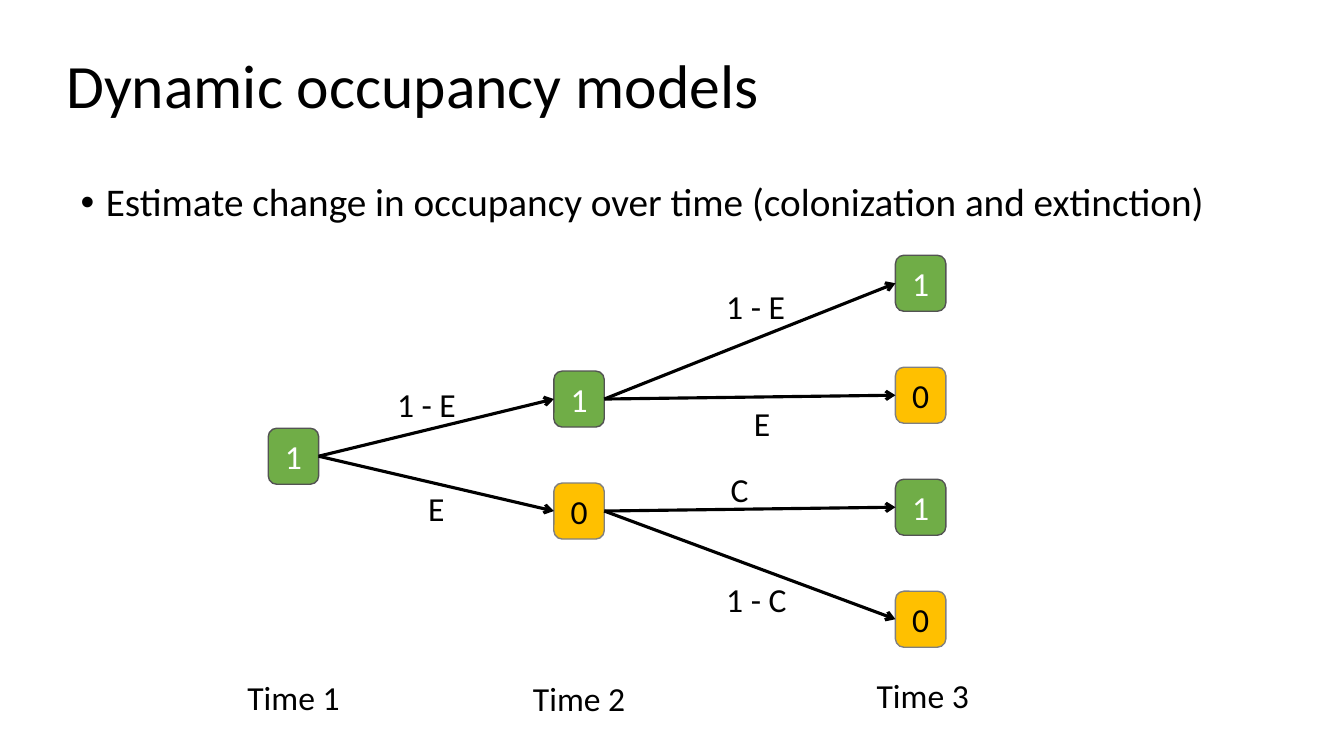
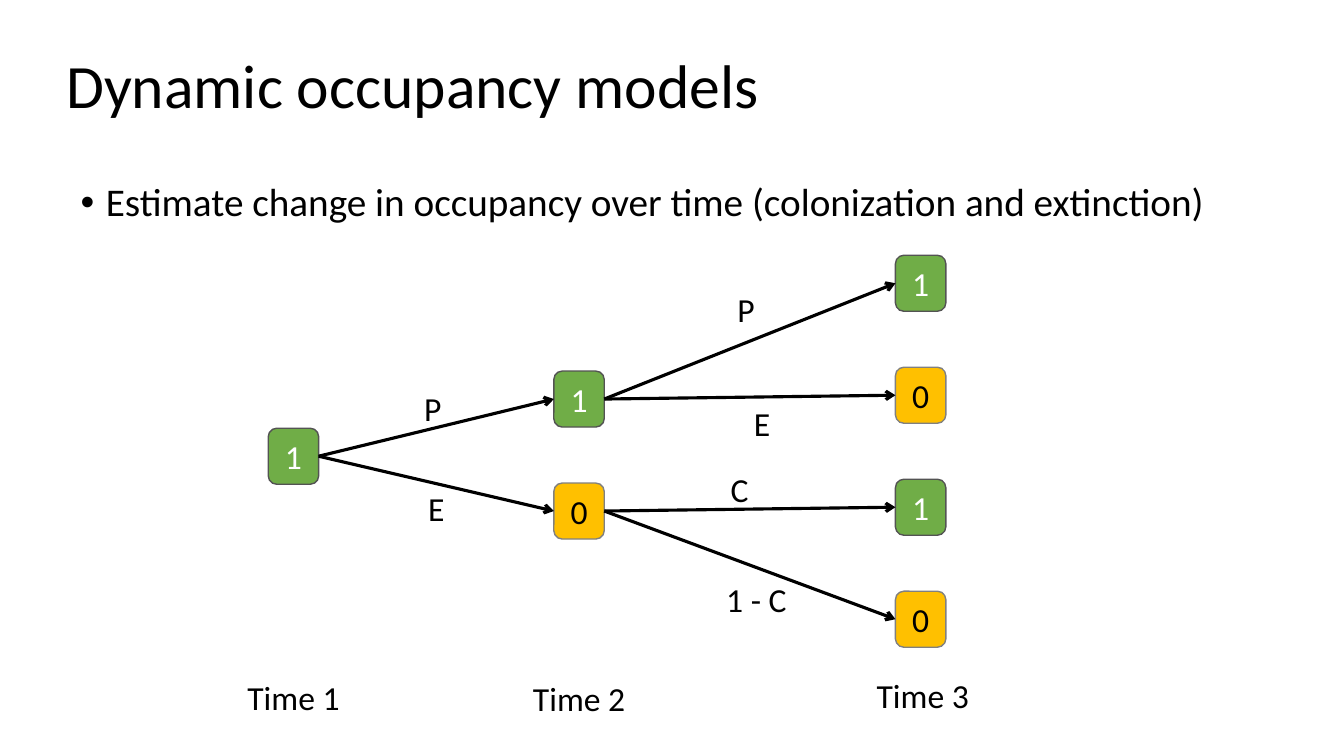
Before and after one commit to annamtucker/ssa-200, a slide deck: slide 46 of static/lectures/SSA_Lecture3_Occupancy_Data.pptx. Drawn at 1344x756 pixels with LibreOffice and Linux fonts; fonts in the diff are those of the drawing; background and template pictures are left out. Boxes give left, top, right and bottom in pixels: in the first picture for what was removed or moved away, otherwise in the second. Text is boxed around its words. In the diff, an @@ line names an element or a change of style, - is before the commit and + after.

```diff
--- a/static/lectures/SSA_Lecture3_Occupancy_Data.pptx
+++ b/static/lectures/SSA_Lecture3_Occupancy_Data.pptx
@@ text at (737,300,754,322): text changed @@
-1 - E
+P
@@ text at (424,399,441,430): text changed @@
-1 - E
+P
```
Also in this commit, not shown: 6 other slides changed, 16 other files.
